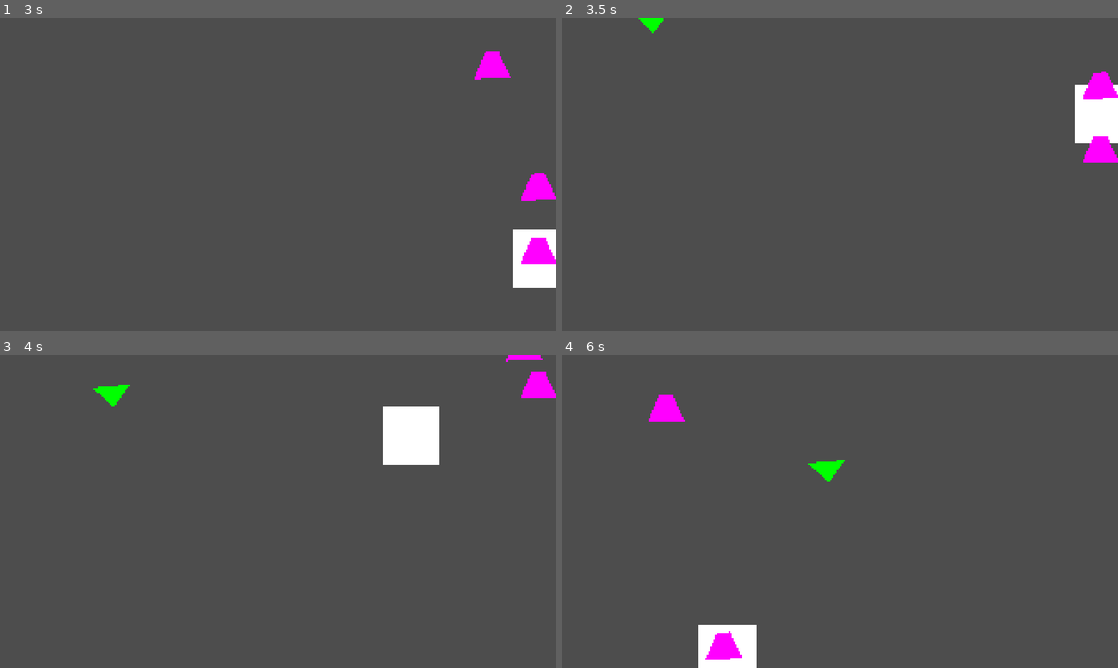
Above: before the commit, frames 1-4 (two rows, left to right).
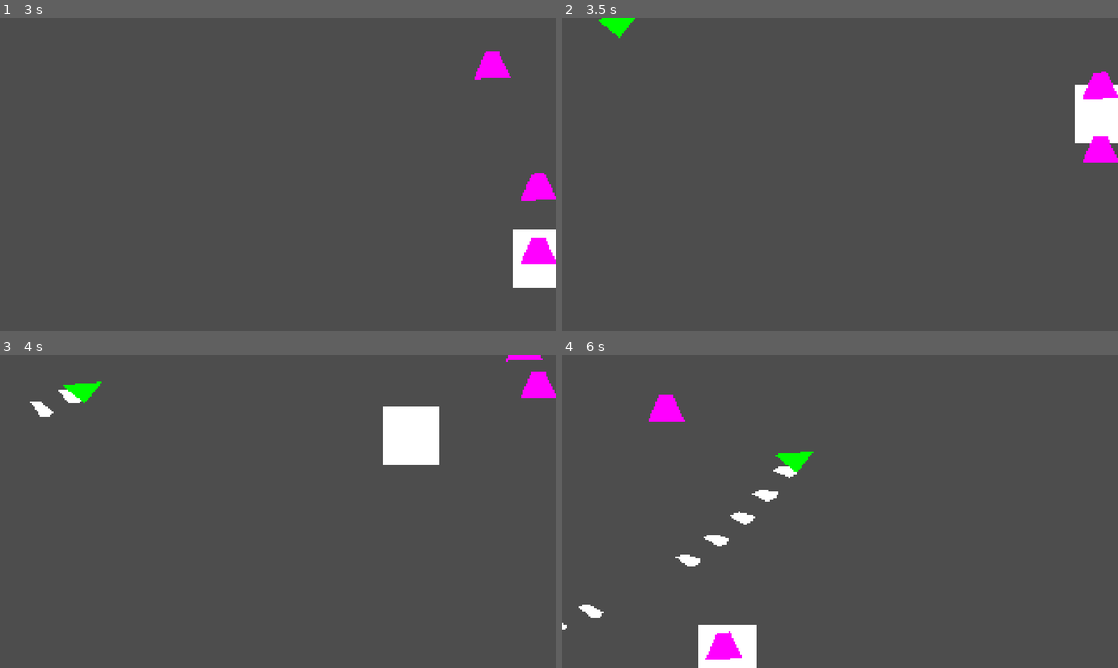
Above: after the commit, the same moments.

Repository: cN3rd/ggj2026
Game: Godot game, scene res://main.tscn
Two runs of this game, one before a commit and one after it. Both use one fixed random seed, a clock stepped at 60 frames per second and the inputs below.
Inputs:
- Up to frame 1 (3 s): tap Enter at 0.5 s; hold D (right) 0.53-1.28 s; hold S (down) 1.28-2.03 s; hold D (right) 2.03-2.78 s; hold W (up) from 2.78 s (still down)
- Up to frame 2 (3.5 s): keep holding W (up)
- Up to frame 3 (4 s): release W (up) at 3.53 s; hold A (left) from 3.53 s (still down)
- Up to frame 4 (6 s): release A (left) at 5.03 s; hold S (down) 5.03-5.78 s; hold D (right) from 5.78 s (still down)

Frame 1 is identical in both runs. In frame 2, 0.3% of the frame differs, in the area x 6-19%, y 0-7%; in frame 3, 0.7%; in frame 4, 1.1%, in the area x 0-51%, y 30-88%.

Commit message:
Enemy path improvement

Diff:
--- a/main.tscn
+++ b/main.tscn
@@ -3,16 +3,17 @@
 [ext_resource type="Script" uid="uid://b0vl1jc2ice11" path="res://scripts/player.gd" id="1_ig7tw"]
 [ext_resource type="Script" uid="uid://cov6162x2erkx" path="res://scripts/emitter.gd" id="2_0xm2m"]
 [ext_resource type="PackedScene" uid="uid://bfwuy58ie633m" path="res://weapons/weapon1.tscn" id="3_1bvp3"]
-[ext_resource type="PackedScene" uid="uid://biuja7qx0t6q0" path="res://scrolling_shot.tscn" id="3_h2yge"]
+[ext_resource type="PackedScene" uid="uid://biuja7qx0t6q0" path="res://patterns/scrolling_shot.tscn" id="3_h2yge"]
 [ext_resource type="PackedScene" uid="uid://db6oms5y1q174" path="res://weapons/weapon2.tscn" id="4_7mycd"]
 [ext_resource type="Script" uid="uid://6gbkaeb8b0fs" path="res://scripts/enemy.gd" id="4_lquwl"]
+[ext_resource type="PackedScene" uid="uid://cfdugsd3hs51b" path="res://patterns/shah.tscn" id="7_272bh"]
 
 [sub_resource type="CircleShape2D" id="CircleShape2D_7dm0k"]
 radius = 5.0
 
 [sub_resource type="Curve2D" id="Curve2D_7mycd"]
 _data = {
-"points": PackedVector2Array(22.974873, -390.57285, -22.974873, 390.57285, 292, -145, -165.41908, -9.189949, 165.41908, 9.189949, 977, 397, 22.974873, 124.0643, -22.974873, -124.0643, 1358, 264, 101.08944, -22.974873, -101.08944, 22.974873, 986, 158, -78.11456, -91.89949, 78.11456, 91.89949, 673, 517, -257.31857, -9.189949, 257.31857, 9.189949, 2282, 769)
+"points": PackedVector2Array(-55.924427, -338.49176, 55.924427, 338.49176, 292, -145, -79.94484, -6.709898, 79.94484, 6.709898, 1018.8473, 363.01154, 0, 0, 0, 0, 964.0084, 360.90796, 0, 0, 0, 0, 1062.5325, 348.28656, -3.997034, 68.85292, 3.997034, -68.85292, 946.3484, 236.79749, -2.7368317, 179.86438, 2.7368317, -179.86438, 1628.581, -177.60529)
 }
 point_count = 6
 
@@ -33,54 +34,129 @@
 "update": 0,
 "values": [0.0]
 }
+tracks/1/type = "value"
+tracks/1/imported = false
+tracks/1/enabled = true
+tracks/1/path = NodePath("Path2D/PathFollow2D/Enemy/Aim:rotation")
+tracks/1/interp = 1
+tracks/1/loop_wrap = true
+tracks/1/keys = {
+"times": PackedFloat32Array(0),
+"transitions": PackedFloat32Array(1),
+"update": 0,
+"values": [0.0]
+}
+tracks/2/type = "value"
+tracks/2/imported = false
+tracks/2/enabled = true
+tracks/2/path = NodePath("Path2D/PathFollow2D/Enemy:shot")
+tracks/2/interp = 1
+tracks/2/loop_wrap = true
+tracks/2/keys = {
+"times": PackedFloat32Array(0),
+"transitions": PackedFloat32Array(1),
+"update": 1,
+"values": [ExtResource("3_h2yge")]
+}
 
 [sub_resource type="Animation" id="Animation_7mycd"]
 resource_name = "level"
 length = 13.0
 step = 0.1
-tracks/0/type = "method"
+tracks/0/type = "value"
 tracks/0/imported = false
 tracks/0/enabled = true
-tracks/0/path = NodePath("Path2D/PathFollow2D/Enemy")
+tracks/0/path = NodePath("Path2D/PathFollow2D:progress_ratio")
 tracks/0/interp = 1
 tracks/0/loop_wrap = true
 tracks/0/keys = {
-"times": PackedFloat32Array(3, 6.5, 7, 7.5, 8, 8.5, 11),
-"transitions": PackedFloat32Array(1, 1, 1, 1, 1, 1, 1),
-"values": [{
-"args": [],
-"method": &"activate"
-}, {
-"args": [ExtResource("3_h2yge")],
-"method": &"shoot"
-}, {
-"args": [ExtResource("3_h2yge")],
-"method": &"shoot"
-}, {
-"args": [ExtResource("3_h2yge")],
-"method": &"shoot"
-}, {
-"args": [ExtResource("3_h2yge")],
-"method": &"shoot"
-}, {
-"args": [ExtResource("3_h2yge")],
-"method": &"shoot"
-}, {
-"args": [],
-"method": &"queue_free"
-}]
+"times": PackedFloat32Array(0, 3, 6.2000003, 7.5, 7.7, 11),
+"transitions": PackedFloat32Array(1, 1, 1, 1, 1, 1),
+"update": 0,
+"values": [0.0, 0.0, 0.4202, 0.45, 0.525, 1.0]
 }
 tracks/1/type = "value"
 tracks/1/imported = false
 tracks/1/enabled = true
-tracks/1/path = NodePath("Path2D/PathFollow2D:progress_ratio")
+tracks/1/path = NodePath("Path2D/PathFollow2D/Enemy/Aim:rotation")
 tracks/1/interp = 1
 tracks/1/loop_wrap = true
 tracks/1/keys = {
-"times": PackedFloat32Array(0, 3, 6.1, 8.6, 11),
-"transitions": PackedFloat32Array(1, 1, 1, 1, 1),
-"update": 0,
-"values": [0.0, 0.0, 0.2338, 0.5065, 1.0]
+"times": PackedFloat32Array(3.7, 5.9, 7.1),
+"transitions": PackedFloat32Array(1, 1, 1),
+"update": 0,
+"values": [0.61086524, 0.08726646, 0.0]
+}
+tracks/2/type = "value"
+tracks/2/imported = false
+tracks/2/enabled = true
+tracks/2/path = NodePath("Path2D/PathFollow2D/Enemy:shot")
+tracks/2/interp = 1
+tracks/2/loop_wrap = true
+tracks/2/keys = {
+"times": PackedFloat32Array(6.7000003),
+"transitions": PackedFloat32Array(1),
+"update": 1,
+"values": [ExtResource("7_272bh")]
+}
+tracks/3/type = "method"
+tracks/3/imported = false
+tracks/3/enabled = true
+tracks/3/path = NodePath("Path2D/PathFollow2D/Enemy")
+tracks/3/interp = 1
+tracks/3/loop_wrap = true
+tracks/3/keys = {
+"times": PackedFloat32Array(3, 3.7, 3.9, 4.1, 4.3, 4.5, 4.7, 4.9, 5.1, 5.3, 5.5, 5.7, 5.9, 7.6, 7.7, 11),
+"transitions": PackedFloat32Array(1, 1, 1, 1, 1, 1, 1, 1, 1, 1, 1, 1, 1, 1, 1, 1),
+"values": [{
+"args": [],
+"method": &"activate"
+}, {
+"args": [],
+"method": &"shoot"
+}, {
+"args": [],
+"method": &"shoot"
+}, {
+"args": [],
+"method": &"shoot"
+}, {
+"args": [],
+"method": &"shoot"
+}, {
+"args": [],
+"method": &"shoot"
+}, {
+"args": [],
+"method": &"shoot"
+}, {
+"args": [],
+"method": &"shoot"
+}, {
+"args": [],
+"method": &"shoot"
+}, {
+"args": [],
+"method": &"shoot"
+}, {
+"args": [],
+"method": &"shoot"
+}, {
+"args": [],
+"method": &"shoot"
+}, {
+"args": [],
+"method": &"shoot"
+}, {
+"args": [],
+"method": &"shoot"
+}, {
+"args": [],
+"method": &"shoot"
+}, {
+"args": [],
+"method": &"queue_free"
+}]
 }
 
 [sub_resource type="AnimationLibrary" id="AnimationLibrary_272bh"]
@@ -121,6 +197,8 @@
 [node name="shot_layer" type="Node2D" parent="." unique_id=1350823798]
 
 [node name="Path2D" type="Path2D" parent="." unique_id=1249862425]
+position = Vector2(-173.1568, 37.86104)
+scale = Vector2(1.0758795, 0.95076585)
 curve = SubResource("Curve2D_7mycd")
 
 [node name="PathFollow2D" type="PathFollow2D" parent="Path2D" unique_id=882856222]
@@ -134,6 +212,7 @@
 script = ExtResource("4_lquwl")
 health = 8
 shot_layer = NodePath("../../../shot_layer")
+shot = ExtResource("3_h2yge")
 
 [node name="Area2D" type="Area2D" parent="Path2D/PathFollow2D/Enemy" unique_id=1099447308]
 collision_layer = 2
@@ -147,6 +226,8 @@
 polygon = PackedVector2Array(-69, -17, 4, 50, 60, -28)
 uv = PackedVector2Array(-282, -33, -209, 34, -153, -44)
 
+[node name="Aim" type="Node2D" parent="Path2D/PathFollow2D/Enemy" unique_id=1090988482]
+
 [node name="AnimationPlayer" type="AnimationPlayer" parent="." unique_id=796814369]
 libraries/ = SubResource("AnimationLibrary_272bh")
 autoplay = &"level"
--- /dev/null
+++ b/patterns/shah.tscn
@@ -0,0 +1,454 @@
+[gd_scene format=3 uid="uid://cfdugsd3hs51b"]
+
+[ext_resource type="PackedScene" uid="uid://cjutvbdujaeol" path="res://shot.tscn" id="1_enm0j"]
+
+[sub_resource type="Animation" id="Animation_1bvp3"]
+length = 0.001
+tracks/0/type = "value"
+tracks/0/imported = false
+tracks/0/enabled = true
+tracks/0/path = NodePath("Shot1:position")
+tracks/0/interp = 1
+tracks/0/loop_wrap = true
+tracks/0/keys = {
+"times": PackedFloat32Array(0),
+"transitions": PackedFloat32Array(1),
+"update": 0,
+"values": [Vector2(0, 0)]
+}
+tracks/1/type = "value"
+tracks/1/imported = false
+tracks/1/enabled = true
+tracks/1/path = NodePath("Shot3:position")
+tracks/1/interp = 1
+tracks/1/loop_wrap = true
+tracks/1/keys = {
+"times": PackedFloat32Array(0),
+"transitions": PackedFloat32Array(1),
+"update": 0,
+"values": [Vector2(0, 0)]
+}
+tracks/2/type = "value"
+tracks/2/imported = false
+tracks/2/enabled = true
+tracks/2/path = NodePath("Shot2:position")
+tracks/2/interp = 1
+tracks/2/loop_wrap = true
+tracks/2/keys = {
+"times": PackedFloat32Array(0),
+"transitions": PackedFloat32Array(1),
+"update": 0,
+"values": [Vector2(0, 0)]
+}
+tracks/3/type = "value"
+tracks/3/imported = false
+tracks/3/enabled = true
+tracks/3/path = NodePath("Shot4:position")
+tracks/3/interp = 1
+tracks/3/loop_wrap = true
+tracks/3/keys = {
+"times": PackedFloat32Array(0),
+"transitions": PackedFloat32Array(1),
+"update": 0,
+"values": [Vector2(0, 0)]
+}
+tracks/4/type = "value"
+tracks/4/imported = false
+tracks/4/enabled = true
+tracks/4/path = NodePath("Shot5:position")
+tracks/4/interp = 1
+tracks/4/loop_wrap = true
+tracks/4/keys = {
+"times": PackedFloat32Array(0),
+"transitions": PackedFloat32Array(1),
+"update": 0,
+"values": [Vector2(0, 0)]
+}
+tracks/5/type = "value"
+tracks/5/imported = false
+tracks/5/enabled = true
+tracks/5/path = NodePath("Shot6:position")
+tracks/5/interp = 1
+tracks/5/loop_wrap = true
+tracks/5/keys = {
+"times": PackedFloat32Array(0),
+"transitions": PackedFloat32Array(1),
+"update": 0,
+"values": [Vector2(0, 0)]
+}
+tracks/6/type = "value"
+tracks/6/imported = false
+tracks/6/enabled = true
+tracks/6/path = NodePath("Shot7:position")
+tracks/6/interp = 1
+tracks/6/loop_wrap = true
+tracks/6/keys = {
+"times": PackedFloat32Array(0),
+"transitions": PackedFloat32Array(1),
+"update": 0,
+"values": [Vector2(0, 0)]
+}
+tracks/7/type = "value"
+tracks/7/imported = false
+tracks/7/enabled = true
+tracks/7/path = NodePath("Shot8:position")
+tracks/7/interp = 1
+tracks/7/loop_wrap = true
+tracks/7/keys = {
+"times": PackedFloat32Array(0),
+"transitions": PackedFloat32Array(1),
+"update": 0,
+"values": [Vector2(0, 0)]
+}
+tracks/8/type = "value"
+tracks/8/imported = false
+tracks/8/enabled = true
+tracks/8/path = NodePath("Shot9:position")
+tracks/8/interp = 1
+tracks/8/loop_wrap = true
+tracks/8/keys = {
+"times": PackedFloat32Array(0),
+"transitions": PackedFloat32Array(1),
+"update": 0,
+"values": [Vector2(0, 0)]
+}
+tracks/9/type = "value"
+tracks/9/imported = false
+tracks/9/enabled = true
+tracks/9/path = NodePath("Shot10:position")
+tracks/9/interp = 1
+tracks/9/loop_wrap = true
+tracks/9/keys = {
+"times": PackedFloat32Array(0),
+"transitions": PackedFloat32Array(1),
+"update": 0,
+"values": [Vector2(0, 0)]
+}
+tracks/10/type = "value"
+tracks/10/imported = false
+tracks/10/enabled = true
+tracks/10/path = NodePath("Shot11:position")
+tracks/10/interp = 1
+tracks/10/loop_wrap = true
+tracks/10/keys = {
+"times": PackedFloat32Array(0),
+"transitions": PackedFloat32Array(1),
+"update": 0,
+"values": [Vector2(0, 0)]
+}
+tracks/11/type = "value"
+tracks/11/imported = false
+tracks/11/enabled = true
+tracks/11/path = NodePath("Shot12:position")
+tracks/11/interp = 1
+tracks/11/loop_wrap = true
+tracks/11/keys = {
+"times": PackedFloat32Array(0),
+"transitions": PackedFloat32Array(1),
+"update": 0,
+"values": [Vector2(0, 0)]
+}
+tracks/12/type = "value"
+tracks/12/imported = false
+tracks/12/enabled = true
+tracks/12/path = NodePath("Shot13:position")
+tracks/12/interp = 1
+tracks/12/loop_wrap = true
+tracks/12/keys = {
+"times": PackedFloat32Array(0),
+"transitions": PackedFloat32Array(1),
+"update": 0,
+"values": [Vector2(0, 0)]
+}
+tracks/13/type = "value"
+tracks/13/imported = false
+tracks/13/enabled = true
+tracks/13/path = NodePath("Shot14:position")
+tracks/13/interp = 1
+tracks/13/loop_wrap = true
+tracks/13/keys = {
+"times": PackedFloat32Array(0),
+"transitions": PackedFloat32Array(1),
+"update": 0,
+"values": [Vector2(0, 0)]
+}
+tracks/14/type = "value"
+tracks/14/imported = false
+tracks/14/enabled = true
+tracks/14/path = NodePath("Shot15:position")
+tracks/14/interp = 1
+tracks/14/loop_wrap = true
+tracks/14/keys = {
+"times": PackedFloat32Array(0),
+"transitions": PackedFloat32Array(1),
+"update": 0,
+"values": [Vector2(0, 0)]
+}
+tracks/15/type = "value"
+tracks/15/imported = false
+tracks/15/enabled = true
+tracks/15/path = NodePath("Shot16:position")
+tracks/15/interp = 1
+tracks/15/loop_wrap = true
+tracks/15/keys = {
+"times": PackedFloat32Array(0),
+"transitions": PackedFloat32Array(1),
+"update": 0,
+"values": [Vector2(0, 0)]
+}
+
+[sub_resource type="Animation" id="Animation_h2yge"]
+resource_name = "shot_movement"
+length = 2.0
+tracks/0/type = "value"
+tracks/0/imported = false
+tracks/0/enabled = true
+tracks/0/path = NodePath("Shot1:position")
+tracks/0/interp = 1
+tracks/0/loop_wrap = true
+tracks/0/keys = {
+"times": PackedFloat32Array(0, 2),
+"transitions": PackedFloat32Array(1, 1),
+"update": 0,
+"values": [Vector2(0, 0), Vector2(0, 2000)]
+}
+tracks/1/type = "value"
+tracks/1/imported = false
+tracks/1/enabled = true
+tracks/1/path = NodePath("Shot2:position")
+tracks/1/interp = 1
+tracks/1/loop_wrap = true
+tracks/1/keys = {
+"times": PackedFloat32Array(0, 2),
+"transitions": PackedFloat32Array(1, 1),
+"update": 0,
+"values": [Vector2(0, 0), Vector2(765.367, 1847.759)]
+}
+tracks/2/type = "value"
+tracks/2/imported = false
+tracks/2/enabled = true
+tracks/2/path = NodePath("Shot3:position")
+tracks/2/interp = 1
+tracks/2/loop_wrap = true
+tracks/2/keys = {
+"times": PackedFloat32Array(0, 2),
+"transitions": PackedFloat32Array(1, 1),
+"update": 0,
+"values": [Vector2(0, 0), Vector2(1414.214, 1414.214)]
+}
+tracks/3/type = "value"
+tracks/3/imported = false
+tracks/3/enabled = true
+tracks/3/path = NodePath("Shot4:position")
+tracks/3/interp = 1
+tracks/3/loop_wrap = true
+tracks/3/keys = {
+"times": PackedFloat32Array(0, 2),
+"transitions": PackedFloat32Array(1, 1),
+"update": 0,
+"values": [Vector2(0, 0), Vector2(1847.759, 765.367)]
+}
+tracks/4/type = "value"
+tracks/4/imported = false
+tracks/4/enabled = true
+tracks/4/path = NodePath("Shot5:position")
+tracks/4/interp = 1
+tracks/4/loop_wrap = true
+tracks/4/keys = {
+"times": PackedFloat32Array(0, 2),
+"transitions": PackedFloat32Array(1, 1),
+"update": 0,
+"values": [Vector2(0, 0), Vector2(2000, 0)]
+}
+tracks/5/type = "value"
+tracks/5/imported = false
+tracks/5/enabled = true
+tracks/5/path = NodePath("Shot6:position")
+tracks/5/interp = 1
+tracks/5/loop_wrap = true
+tracks/5/keys = {
+"times": PackedFloat32Array(0, 2),
+"transitions": PackedFloat32Array(1, 1),
+"update": 0,
+"values": [Vector2(0, 0), Vector2(1847.759, -765.367)]
+}
+tracks/6/type = "value"
+tracks/6/imported = false
+tracks/6/enabled = true
+tracks/6/path = NodePath("Shot7:position")
+tracks/6/interp = 1
+tracks/6/loop_wrap = true
+tracks/6/keys = {
+"times": PackedFloat32Array(0, 2),
+"transitions": PackedFloat32Array(1, 1),
+"update": 0,
+"values": [Vector2(0, 0), Vector2(1414.214, -1414.214)]
+}
+tracks/7/type = "value"
+tracks/7/imported = false
+tracks/7/enabled = true
+tracks/7/path = NodePath("Shot8:position")
+tracks/7/interp = 1
+tracks/7/loop_wrap = true
+tracks/7/keys = {
+"times": PackedFloat32Array(0, 2),
+"transitions": PackedFloat32Array(1, 1),
+"update": 0,
+"values": [Vector2(0, 0), Vector2(765.367, -1847.759)]
+}
+tracks/8/type = "value"
+tracks/8/imported = false
+tracks/8/enabled = true
+tracks/8/path = NodePath("Shot9:position")
+tracks/8/interp = 1
+tracks/8/loop_wrap = true
+tracks/8/keys = {
+"times": PackedFloat32Array(0, 2),
+"transitions": PackedFloat32Array(1, 1),
+"update": 0,
+"values": [Vector2(0, 0), Vector2(0, -2000)]
+}
+tracks/9/type = "value"
+tracks/9/imported = false
+tracks/9/enabled = true
+tracks/9/path = NodePath("Shot10:position")
+tracks/9/interp = 1
+tracks/9/loop_wrap = true
+tracks/9/keys = {
+"times": PackedFloat32Array(0, 2),
+"transitions": PackedFloat32Array(1, 1),
+"update": 0,
+"values": [Vector2(0, 0), Vector2(-765.367, -1847.759)]
+}
+tracks/10/type = "value"
+tracks/10/imported = false
+tracks/10/enabled = true
+tracks/10/path = NodePath("Shot11:position")
+tracks/10/interp = 1
+tracks/10/loop_wrap = true
+tracks/10/keys = {
+"times": PackedFloat32Array(0, 2),
+"transitions": PackedFloat32Array(1, 1),
+"update": 0,
+"values": [Vector2(0, 0), Vector2(-1414.214, -1414.214)]
+}
+tracks/11/type = "value"
+tracks/11/imported = false
+tracks/11/enabled = true
+tracks/11/path = NodePath("Shot12:position")
+tracks/11/interp = 1
+tracks/11/loop_wrap = true
+tracks/11/keys = {
+"times": PackedFloat32Array(0, 2),
+"transitions": PackedFloat32Array(1, 1),
+"update": 0,
+"values": [Vector2(0, 0), Vector2(-1847.759, -765.367)]
+}
+tracks/12/type = "value"
+tracks/12/imported = false
+tracks/12/enabled = true
+tracks/12/path = NodePath("Shot13:position")
+tracks/12/interp = 1
+tracks/12/loop_wrap = true
+tracks/12/keys = {
+"times": PackedFloat32Array(0, 2),
+"transitions": PackedFloat32Array(1, 1),
+"update": 0,
+"values": [Vector2(0, 0), Vector2(-2000, 0)]
+}
+tracks/13/type = "value"
+tracks/13/imported = false
+tracks/13/enabled = true
+tracks/13/path = NodePath("Shot14:position")
+tracks/13/interp = 1
+tracks/13/loop_wrap = true
+tracks/13/keys = {
+"times": PackedFloat32Array(0, 2),
+"transitions": PackedFloat32Array(1, 1),
+"update": 0,
+"values": [Vector2(0, 0), Vector2(-1847.759, 765.367)]
+}
+tracks/14/type = "value"
+tracks/14/imported = false
+tracks/14/enabled = true
+tracks/14/path = NodePath("Shot15:position")
+tracks/14/interp = 1
+tracks/14/loop_wrap = true
+tracks/14/keys = {
+"times": PackedFloat32Array(0, 2),
+"transitions": PackedFloat32Array(1, 1),
+"update": 0,
+"values": [Vector2(0, 0), Vector2(-1414.214, 1414.214)]
+}
+tracks/15/type = "value"
+tracks/15/imported = false
+tracks/15/enabled = true
+tracks/15/path = NodePath("Shot16:position")
+tracks/15/interp = 1
+tracks/15/loop_wrap = true
+tracks/15/keys = {
+"times": PackedFloat32Array(0, 2),
+"transitions": PackedFloat32Array(1, 1),
+"update": 0,
+"values": [Vector2(0, 0), Vector2(-765.367, 1847.759)]
+}
+
+[sub_resource type="AnimationLibrary" id="AnimationLibrary_1bvp3"]
+_data = {
+&"RESET": SubResource("Animation_1bvp3"),
+&"shot_movement": SubResource("Animation_h2yge")
+}
+
+[node name="scrolling_shot" type="Node2D" unique_id=1341587783]
+
+[node name="Shot1" parent="." unique_id=143353712 instance=ExtResource("1_enm0j")]
+damage = 20
+
+[node name="Shot2" parent="." unique_id=1865683962 instance=ExtResource("1_enm0j")]
+damage = 20
+
+[node name="Shot3" parent="." unique_id=200726555 instance=ExtResource("1_enm0j")]
+damage = 20
+
+[node name="Shot4" parent="." unique_id=1789950290 instance=ExtResource("1_enm0j")]
+damage = 20
+
+[node name="Shot5" parent="." unique_id=527881959 instance=ExtResource("1_enm0j")]
+damage = 20
+
+[node name="Shot6" parent="." unique_id=2009524723 instance=ExtResource("1_enm0j")]
+damage = 20
+
+[node name="Shot7" parent="." unique_id=197299849 instance=ExtResource("1_enm0j")]
+damage = 20
+
+[node name="Shot8" parent="." unique_id=1021864400 instance=ExtResource("1_enm0j")]
+damage = 20
+
+[node name="Shot9" parent="." unique_id=1896229893 instance=ExtResource("1_enm0j")]
+damage = 20
+
+[node name="Shot10" parent="." unique_id=639256708 instance=ExtResource("1_enm0j")]
+damage = 20
+
+[node name="Shot11" parent="." unique_id=649501319 instance=ExtResource("1_enm0j")]
+damage = 20
+
+[node name="Shot12" parent="." unique_id=1151782967 instance=ExtResource("1_enm0j")]
+damage = 20
+
+[node name="Shot13" parent="." unique_id=540082745 instance=ExtResource("1_enm0j")]
+damage = 20
+
+[node name="Shot14" parent="." unique_id=928526633 instance=ExtResource("1_enm0j")]
+damage = 20
+
+[node name="Shot15" parent="." unique_id=467400403 instance=ExtResource("1_enm0j")]
+damage = 20
+
+[node name="Shot16" parent="." unique_id=379713936 instance=ExtResource("1_enm0j")]
+damage = 20
+
+[node name="AnimationPlayer" type="AnimationPlayer" parent="." unique_id=948720595]
+libraries/ = SubResource("AnimationLibrary_1bvp3")
+autoplay = &"shot_movement"
--- a/scripts/enemy.gd
+++ b/scripts/enemy.gd
@@ -3,6 +3,8 @@
 @export var health : int = 10
 @onready var area_2d: Area2D = $Area2D
 @export var shot_layer : Node2D
+@export var shot: PackedScene
+@onready var aim: Node2D = $Aim
 
 
 var killed : bool = false
@@ -14,11 +16,12 @@
 	area_2d.area_entered.connect(_on_area_entered)
 
 
-func shoot(shot: PackedScene) -> void:
+func shoot() -> void:
 	if killed:
 		return
 	var shotInstance : Node2D = shot.instantiate()
 	shotInstance.position = shot_layer.to_local(self.global_position)
+	shotInstance.rotation = aim.rotation
 	shot_layer.add_child(shotInstance)
 
 func activate() -> void:
Renamed: scrolling_shot.tscn -> patterns/scrolling_shot.tscn
